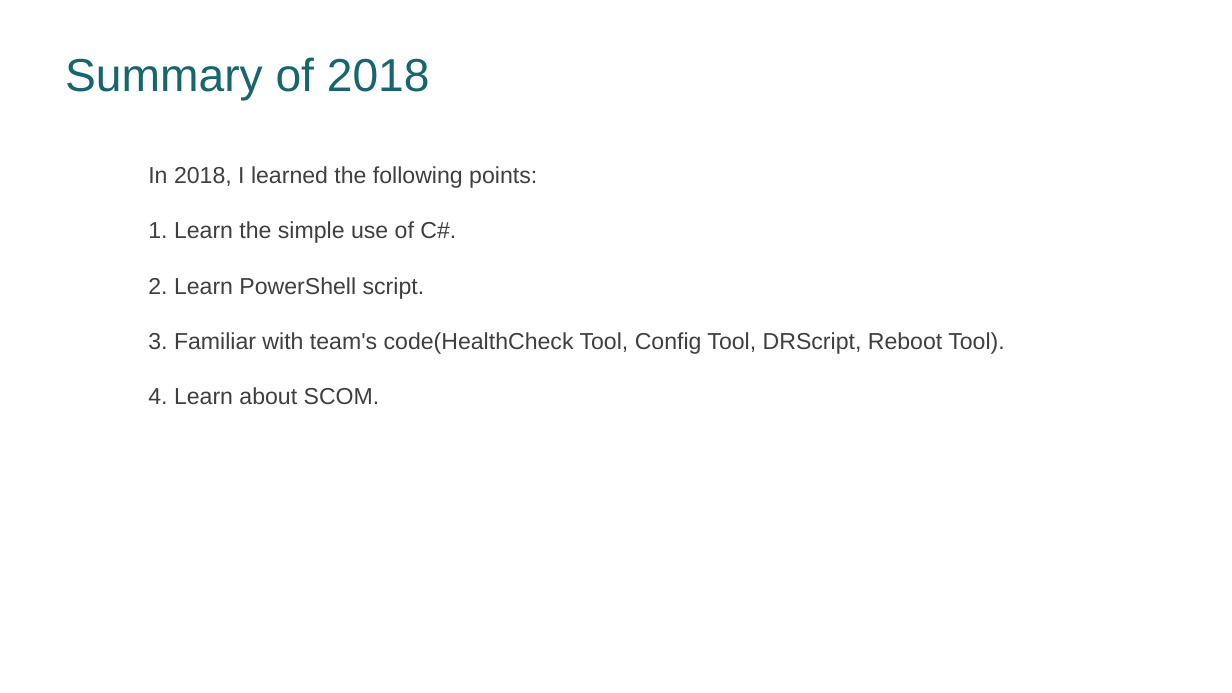
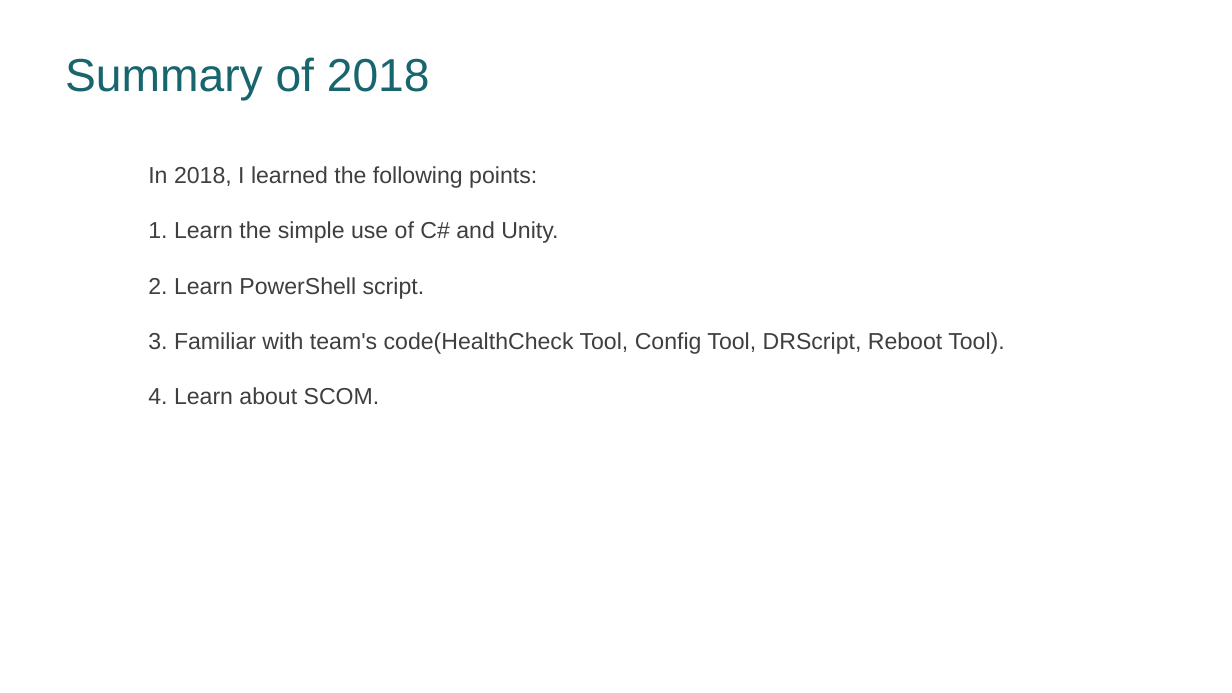
Before and after one commit to CelinaWu9833/Test, a slide deck: slide 3 of AnnualSummary_Moto_CelinaWu_WT01450_2018.ppt. Drawn at 1232x693 pixels with LibreOffice and Linux fonts; fonts in the diff are those of the drawing; background and template pictures are left out. Boxes give left, top, right and bottom in pixels: in the first picture for what was removed or moved away, otherwise in the second. Text is boxed around its words. In the diff, an @@ line names an element or a change of style, - is before the commit and + after.

```diff
--- a/AnnualSummary_Moto_CelinaWu_WT01450_2018.ppt
+++ b/AnnualSummary_Moto_CelinaWu_WT01450_2018.ppt
@@ text at bbox=[148, 221, 558, 243]: text changed @@
-1. Learn the simple use of C#.
+1. Learn the simple use of C# and Unity.
```
Also in this commit, not shown: 3 other slides changed, 3 other files.
